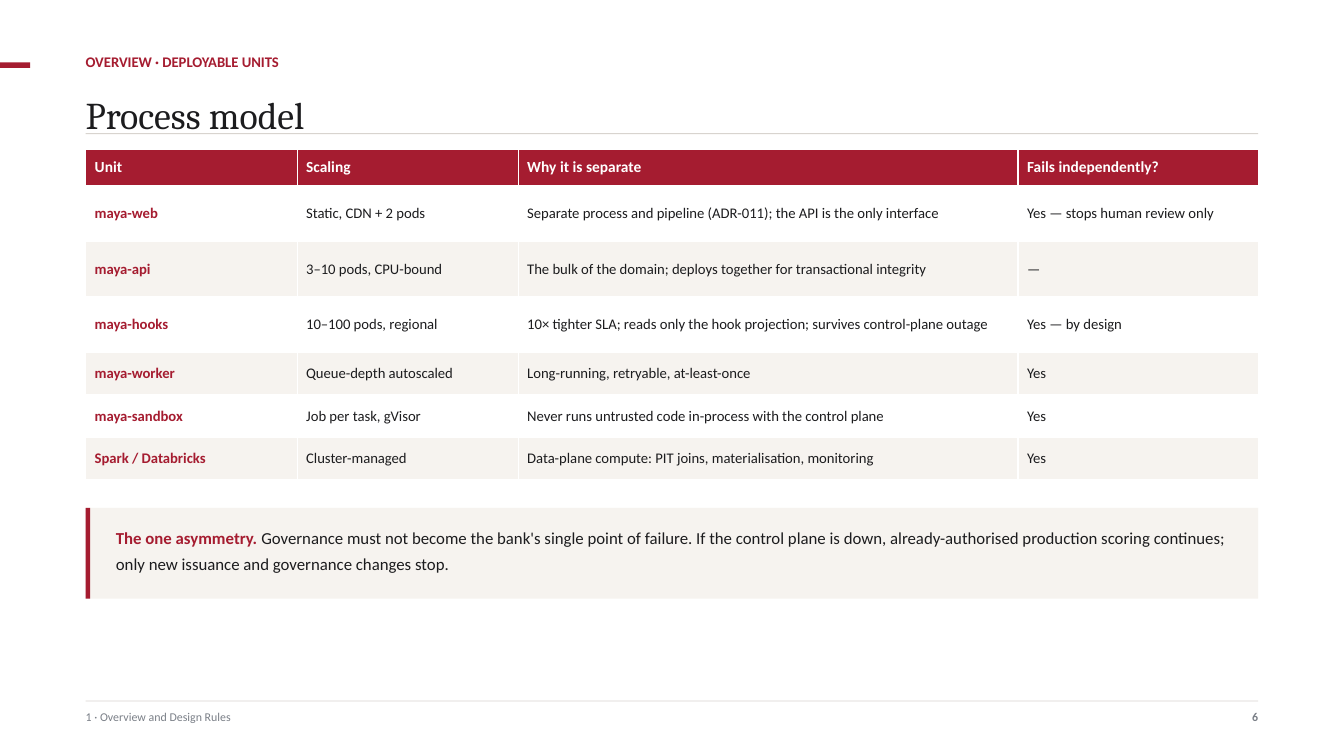
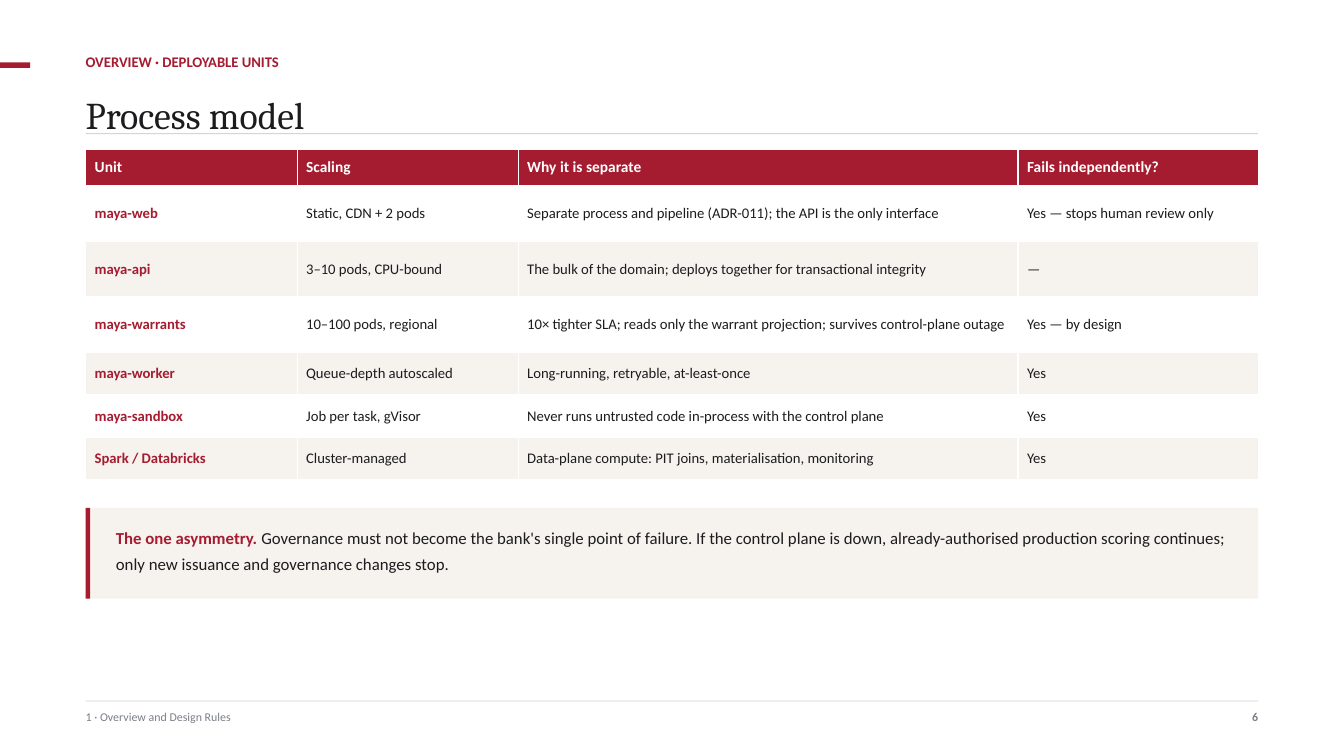
Before and after one commit to ajsinha/maya, a slide deck: slide 7 of docs/MAYA-System-Design.pptx. Drawn at 1344x756 pixels with LibreOffice and Linux fonts; fonts in the diff are those of the drawing. Boxes give left, top, right and bottom in pixels: in the first picture for what was removed or moved away, otherwise in the second. Text is boxed around its words. In the diff, an @@ line names an element or a change of style, - is before the commit and + after.

```diff
--- a/docs/MAYA-System-Design.pptx
+++ b/docs/MAYA-System-Design.pptx
@@ table at bbox=[86, 149, 1258, 480] @@
-row 4, column 1: maya-hooks
+row 4, column 1: maya-warrants
-row 4, column 3: 10× tighter SLA; reads only the hook projection; survives control-plane outage
+row 4, column 3: 10× tighter SLA; reads only the warrant projection; survives control-plane outage
```
Also in this commit, not shown: 25 other slides changed, 3 slides added, 2 other files.
